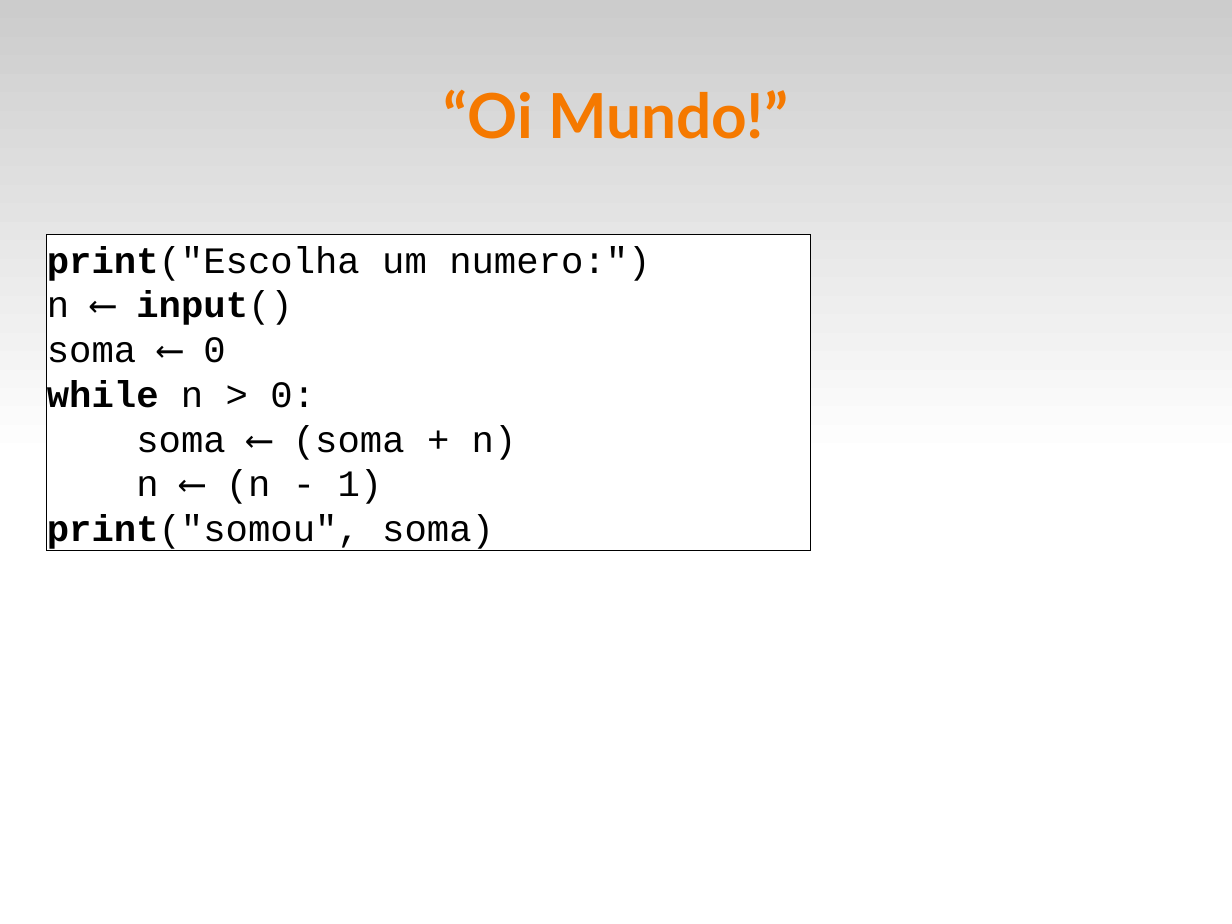
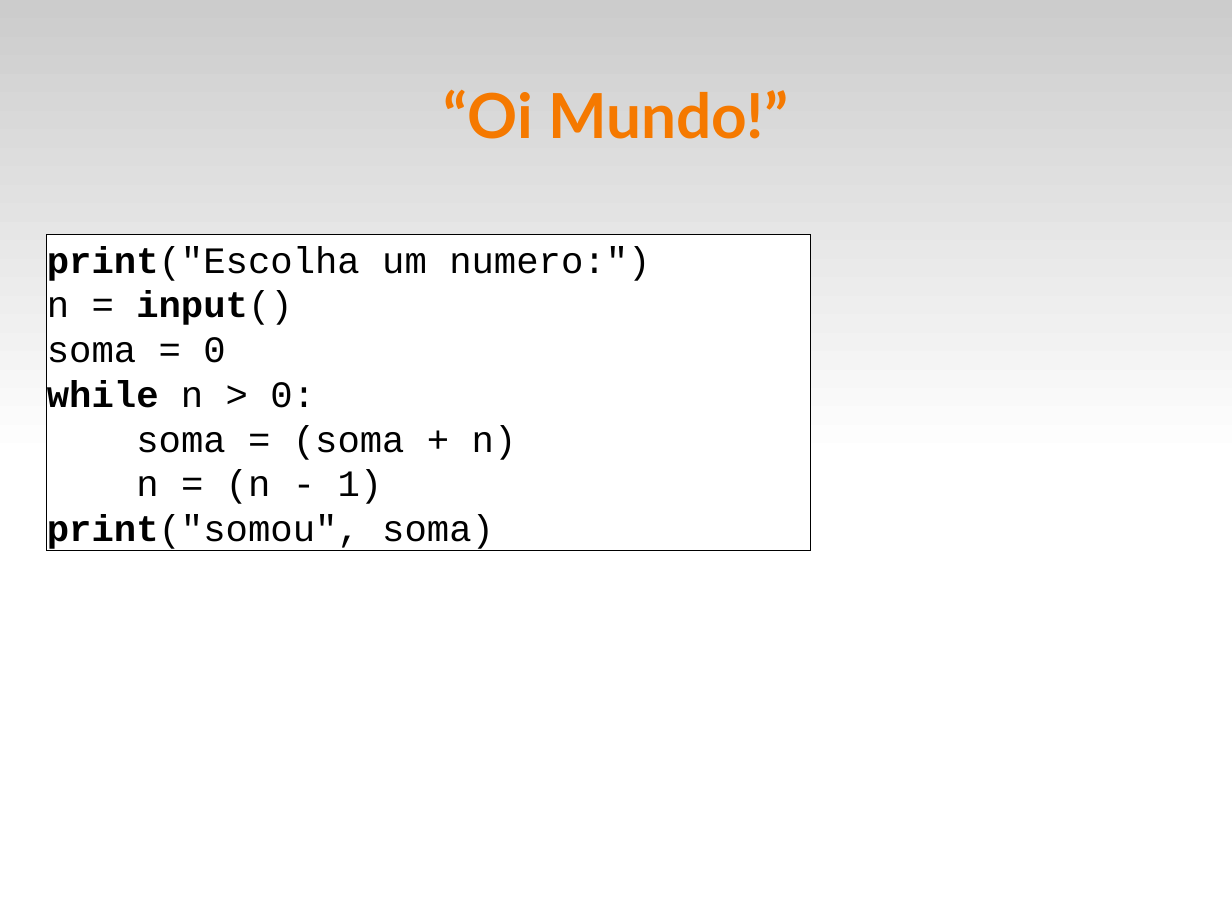
Before and after one commit to fsantanna-uerj/LP1, a slide deck: slide 3 of Slides/lp1-01-python.odp. Drawn at 1232x924 pixels with LibreOffice and Linux fonts; fonts in the diff are those of the drawing. Boxes give left, top, right and bottom in pixels: in the first picture for what was removed or moved away, otherwise in the second. Text is boxed around its words. In the diff, an @@ line names an element or a change of style, - is before the commit and + after.

```diff
--- a/Slides/lp1-01-python.odp
+++ b/Slides/lp1-01-python.odp
@@ text in rectangle at [47, 291, 292, 363]: text changed @@
-n ⟵ input()
-soma ⟵ 0
+n = input()
+soma = 0
@@ text in rectangle at [136, 425, 517, 504]: text changed @@
-soma ⟵ (soma + n)
-n ⟵ (n - 1)
+soma = (soma + n)
+n = (n - 1)
```
Also in this commit, not shown: 2 other slides changed, 1 other file.
